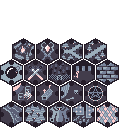
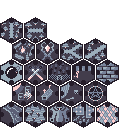
Layered file, before and after one edit (119×128). Changes by layer:
added group "WalkwayTile 20 Folder" with 4 layers in group "Tiles" over [24, 17, 47, 44]
added layer "WalkwayTile 20 Decor 1" in group "WalkwayTile 20 Folder" over [24, 17, 47, 44]
added layer "WalkwayTile 20 Decor 3" in group "WalkwayTile 20 Folder" over [25, 19, 46, 42]
added layer "WalkwayTile 20 Decor 2" in group "WalkwayTile 20 Folder" over [24, 28, 47, 33]
added layer "WalkwayTile 20 Main" in group "WalkwayTile 20 Folder" over [24, 17, 47, 44]
added group "WalkwayTile 19 Folder" with 4 layers in group "Tiles" over [0, 17, 23, 44]
added layer "WalkwayTile 19 Decor 1" in group "WalkwayTile 19 Folder" over [0, 17, 23, 44]
added layer "WalkwayTile 19 Decor 3" in group "WalkwayTile 19 Folder" over [0, 21, 23, 38]
added layer "WalkwayTile 19 Decor 2" in group "WalkwayTile 19 Folder" over [9, 17, 14, 44]
added layer "WalkwayTile 19 Main" in group "WalkwayTile 19 Folder" over [0, 17, 23, 44]